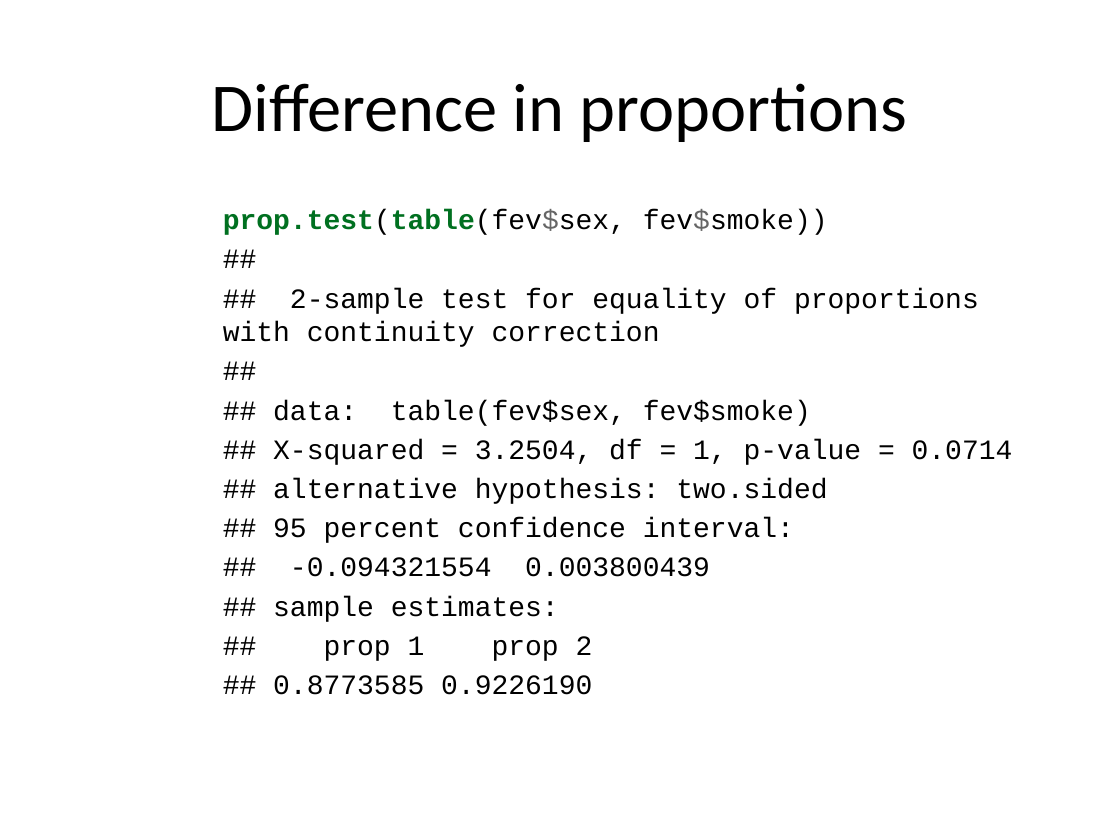
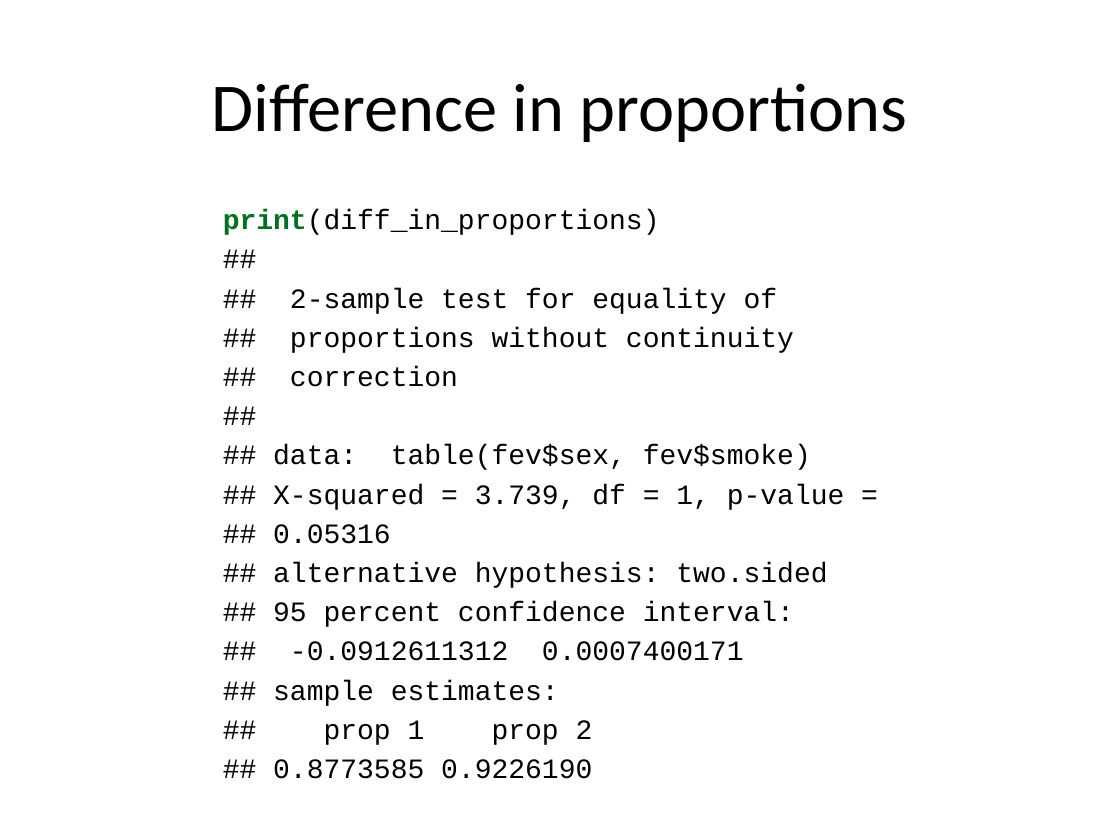
Before and after one commit to pmean/classes, a slide deck: slide 31 of introduction-to-r/src/v07-slides-and-speaker-notes.pptx (slide 21 before the commit). Drawn at 1120x840 pixels with LibreOffice and Linux fonts; fonts in the diff are those of the drawing. Boxes give left, top, right and bottom in pixels: in the first picture for what was removed or moved away, otherwise in the second. Text is boxed around its words. In the diff, an @@ line names an element or a change of style, - is before the commit and + after.

```diff
--- a/introduction-to-r/src/v07-slides-and-speaker-notes.pptx
+++ b/introduction-to-r/src/v07-slides-and-speaker-notes.pptx
@@ text at (223,209,845,745): text changed @@
-prop.test(table(fev$sex, fev$smoke))
-##
-## 2-sample test for equality of proportions with continuity correction
-##
-## data: table(fev$sex, fev$smoke)
-## X-squared = 3.2504, df = 1, p-value = 0.0714
-## alternative hypothesis: two.sided
-## 95 percent confidence interval:
-## -0.094321554 0.003800439
-## sample estimates:
-## prop 1 prop 2
-## 0.8773585 0.9226190
+print(diff_in_proportions)
+##
+## 2-sample test for equality of
+## proportions without continuity
+## correction
+##
+## data: table(fev$sex, fev$smoke)
+## X-squared = 3.739, df = 1, p-value =
+## 0.05316
+## alternative hypothesis: two.sided
+## 95 percent confidence interval:
+## -0.0912611312 0.0007400171
+## sample estimates:
+## prop 1 prop 2
+## 0.8773585 0.9226190
```
Also in this commit, not shown: 9 other slides changed, 28 slides added, 1 slide removed, 25 other files.
